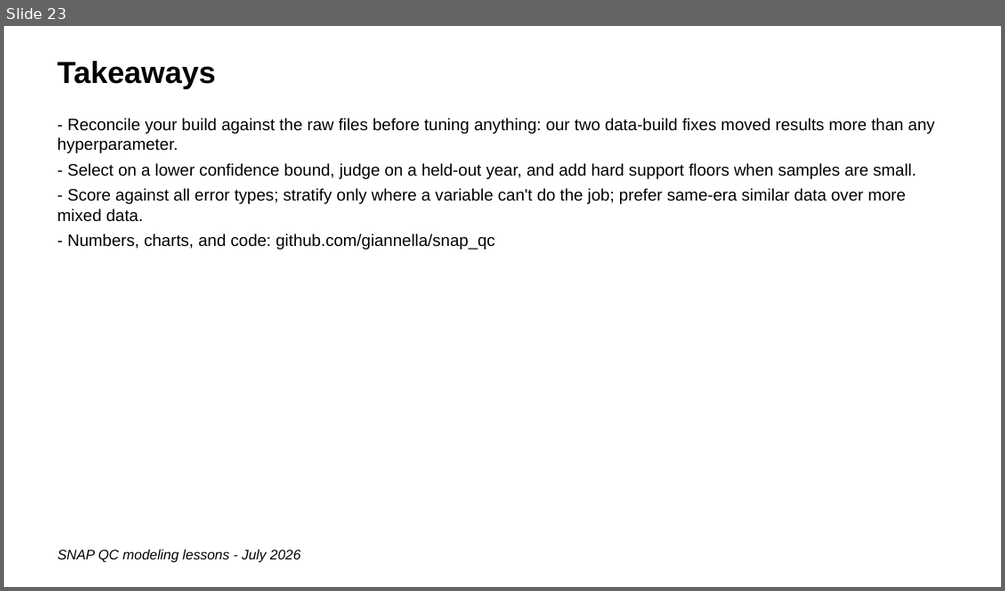
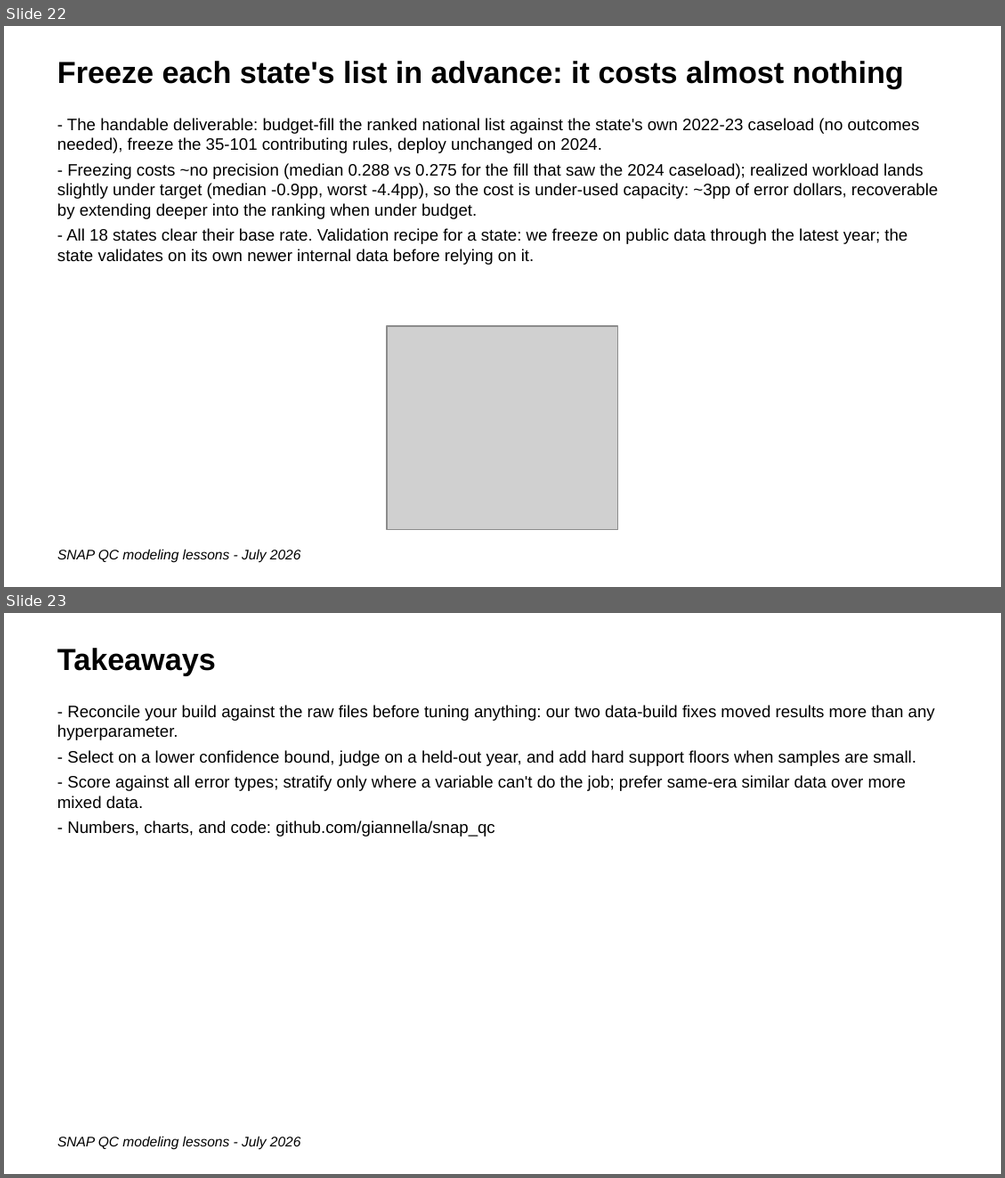
Before and after one commit to giannella/snap_qc, a slide deck: lessons_getting_more_signal_from_snap_qc_data.pptx. Shown one above the other, each under a label of ours: slide 23 before the commit, slides 22 and 23 after it. The pictures are 1005x591 and 1005x1178 pixels, drawn with LibreOffice and Linux fonts; fonts in the diff are those of the drawing; grey boxes stand for pictures. Boxes give left, top, right and bottom in pixels: in the first picture for what was removed or moved away, otherwise in the second. Text is boxed around its words. In the diff, an @@ line names an element or a change of style, - is before the commit and + after.

```diff
--- a/lessons_getting_more_signal_from_snap_qc_data.pptx
+++ b/lessons_getting_more_signal_from_snap_qc_data.pptx
@@ slide 22 added at bbox=[4, 26, 1001, 587], background #FFFFFF @@
@@ text added at bbox=[57, 61, 904, 88], 22 pt, text #000000, bold @@
+Freeze each state's list in advance: it costs almost nothing
@@ text added at bbox=[57, 118, 938, 265], 12 pt, text #000000 @@
+- The handable deliverable: budget-fill the ranked national list against the state's own 2022-23 caseload (no outcomes needed), freeze the 35-101 contributing rules, deploy unchanged on 2024.
+- Freezing costs ~no precision (median 0.288 vs 0.275 for the fill that saw the 2024 caseload); realized workload lands slightly under target (median -0.9pp, worst -4.4pp), so the cost is under-used capacity: ~3pp of error dollars, recoverable by extending deeper into the ranking when under budget.
+- All 18 states clear their base rate. Validation recipe for a state: we freeze on public data through the latest year; the state validates on its own newer internal data before relying on it.
@@ picture added at bbox=[387, 326, 618, 530] @@
@@ text added at bbox=[57, 548, 301, 563], 10 pt, text #000000, italic @@
+SNAP QC modeling lessons - July 2026
```
Also in this commit, not shown: 1 slide changed, 1 slide removed, 4 other files.
